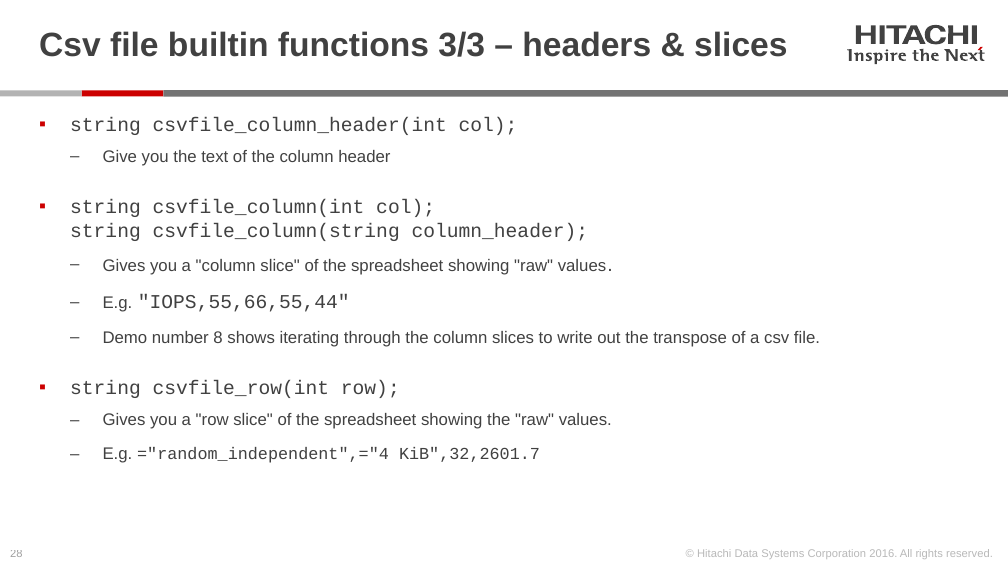
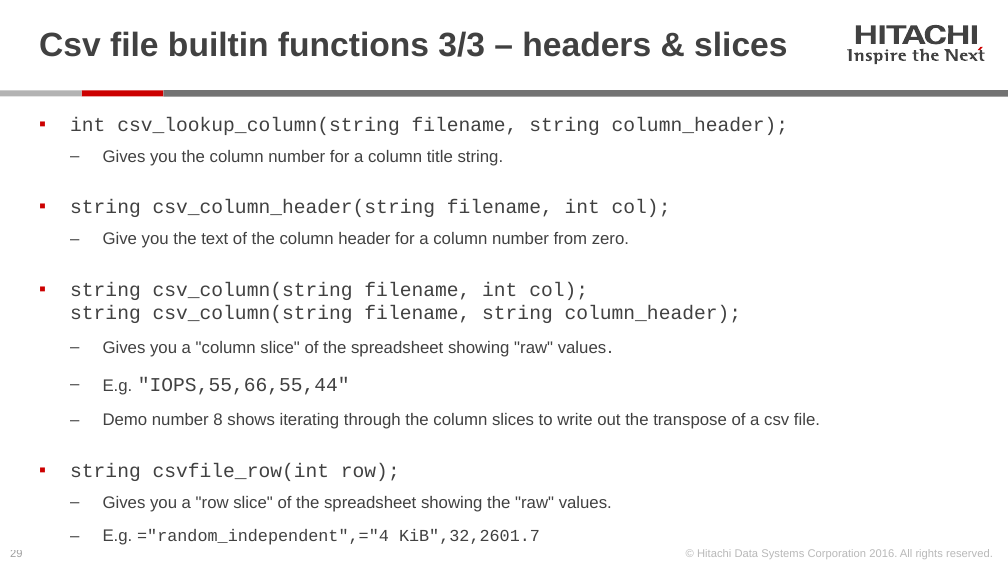
Before and after one commit to Hitachi-Data-Systems/ivy, a slide deck: slide 29 of doc/ivyscript reference.pptx (slide 28 before the commit). Drawn at 1008x567 pixels with LibreOffice and Linux fonts; fonts in the diff are those of the drawing. Boxes give left, top, right and bottom in pixels: in the first picture for what was removed or moved away, otherwise in the second. Text is boxed around its words. In the diff, an @@ line names an element or a change of style, - is before the commit and + after.

Commit message:
simplify builtin csv file utility syntax

```diff
--- a/doc/ivyscript reference.pptx
+++ b/doc/ivyscript reference.pptx
@@ text at [70, 117, 789, 323]: text changed @@
-▪ string csvfile_column_header(int col);
-  ‒ Give you the text of the column header
-▪ string csvfile_column(int col);
-  string csvfile_column(string column_header);
+▪ int csv_lookup_column(string filename, string column_header);
+  ‒ Gives you the column number for a column title string.
+▪ string csv_column_header(string filename, int col);
+  ‒ Give you the text of the column header for a column number from zero.
+▪ string csv_column(string filename, int col);
+  string csv_column(string filename, string column_header);
```
Also in this commit, not shown: 3 other slides changed, 1 slide added, 4 other files.
